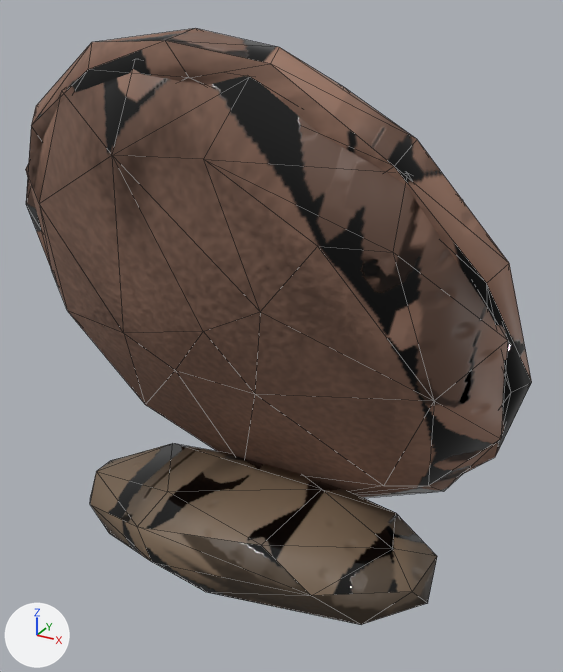
A saved change to the glTF model assets/export/cpart_ear_round.glb.
Rendered twice from a camera (50 mm lens) standing at (0.042, -0.0811, 0.0625) and looking at (0.003, -0.0101, 0.027). The axes (+X, +Y, +Z) are drawn at lower left. The lights are the same throughout. The picture after the commit comes second. Mesh edges are drawn as thin lines. Where no turn or scale is listed for an object, it has been applied to the vertices. Vertices at exactly the same position are counted once.

Before the edit, the objects in view are built like this:
```python
me_earround_mesh = bpy.data.meshes.new('EarRound_mesh')
me_earround_mesh.from_pydata(...)  # 144 vertices, 274 faces; spans x -0.0305..0.0306, y -0.0265..0.0053, z -0.0017..0.0597
me_earround_mesh.materials.append(mat_m_earroundskin)
me_tuft_mesh = bpy.data.meshes.new('Tuft_mesh')
me_tuft_mesh.from_pydata(...)  # 32 vertices, 60 faces; spans x -0.0239..0.0239, y -0.0238..-0.0022, z -0.0034..0.0072
me_tuft_mesh.materials.append(mat_m_earroundfur)
ob_earround = bpy.data.objects.new('EarRound', me_earround_mesh)
ob_earround.location = (0.0, 0.0, 0.0)
ob_tuft = bpy.data.objects.new('Tuft', me_tuft_mesh)
ob_tuft.location = (0.0, 0.0, 0.0)
```
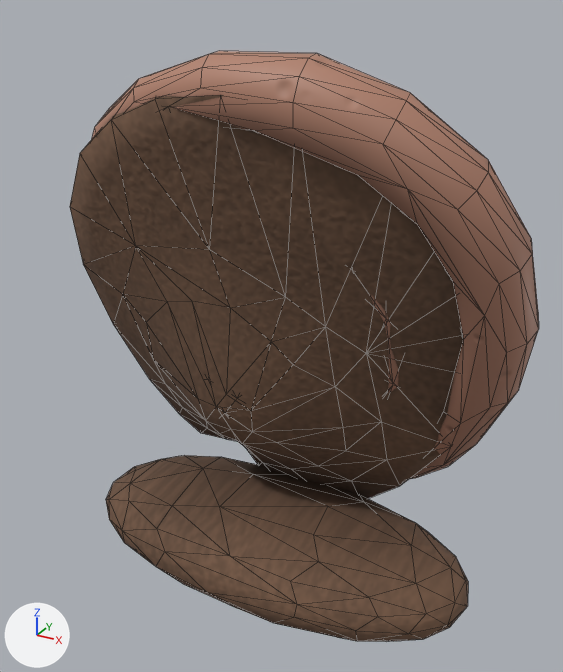
What differs and where, as boxes (x1, y1, x2, y2) in the pictures (563 x 672 px):
```json
{"object": "EarRound", "change": "reshaped", "before": [26, 28, 532, 498], "after": [70, 51, 539, 498], "on screen": "7% narrower"}
{"object": "Tuft", "change": "reshaped", "before": [90, 443, 437, 625], "after": [106, 455, 468, 642]}
{"part": 1, "of": "me_earround_mesh", "change": "rebuilt", "before": [26, 69, 511, 498], "after": [70, 95, 463, 498], "on screen": "19% narrower, 6% shorter"}
{"part": 2, "of": "me_earround_mesh", "change": "rebuilt", "before": [26, 28, 532, 474], "after": [91, 51, 539, 479], "on screen": "11% narrower"}
{"part": 3, "of": "me_earround_mesh", "change": "added", "after": [368, 293, 399, 392], "on screen": "brown"}
```

Edits to the scene script, one JSON object a line:
```json
{"op": "add", "block": "mat_m_earroundtuft", "code": ["mat_m_earroundtuft = bpy.data.materials.new('M_EarRoundTuft')", "# colours: brown #80604a", "# uses the picture img_t_partearround_albedo", "# uses the picture img_t_partearround_normal", "# uses the picture img_t_partearround_orm"]}
{"block": "me_earround_mesh", "where": "# used by ob_earround; location = (0.0, 0.0, 0.0)"}
{"op": "remove", "block": "me_earround_mesh", "code": "me_earround_mesh.from_pydata(...)  # 144 vertices, 274 faces; spans x -0.0305..0.0306, y -0.0265..0.0053, z -0.0017..0.0597"}
{"op": "add", "block": "me_earround_mesh", "code": "me_earround_mesh.from_pydata(...)  # 377 vertices, 735 faces; spans x -0.0194..0.0313, y -0.0271..0.0017, z -0.0003..0.0582"}
{"block": "me_earround_mesh", "change": "me_earround_mesh part 1: the loose piece of 61 vertices spanning x -0.029..0.0294, y -0.0265..0.0053, z -0.0017..0.0586 is rebuilt with 139 vertices and now spans x -0.0194..0.0286, y -0.0268..0.0017, z -0.0003..0.0561"}
{"block": "me_earround_mesh", "change": "me_earround_mesh part 2: the loose piece of 60 vertices spanning x -0.0305..0.0306, y -0.0251..0.0023, z 0.0049..0.0597 is rebuilt with 144 vertices and now spans x -0.0172..0.0313, y -0.0271..0.0014, z 0.0041..0.0582"}
{"block": "me_earround_mesh", "change": "me_earround_mesh part 3: a new loose piece of 66 vertices spanning x 0.0027..0.021, y -0.022..-0.0081, z 0.0141..0.0459, in mat_m_earroundskin"}
{"block": "me_earround_mesh", "change": "other edits to the shape of me_earround_mesh do not show in these pictures"}
{"op": "add", "block": "me_earround_mesh", "code": "me_earround_mesh.materials.append(mat_m_earroundfur)"}
{"block": "me_tuft_mesh", "where": "# used by ob_tuft; location = (0.0, 0.0, 0.0)"}
{"op": "remove", "block": "me_tuft_mesh", "code": "me_tuft_mesh.from_pydata(...)  # 32 vertices, 60 faces; spans x -0.0239..0.0239, y -0.0238..-0.0022, z -0.0034..0.0072"}
{"op": "remove", "block": "me_tuft_mesh", "code": "me_tuft_mesh.materials.append(mat_m_earroundfur)"}
{"op": "add", "block": "me_tuft_mesh", "code": "me_tuft_mesh.from_pydata(...)  # 96 vertices, 188 faces; spans x -0.02..0.028, y -0.025..-0.003, z -0.0034..0.0074"}
{"block": "me_tuft_mesh", "change": "me_tuft_mesh part 4: the whole mesh is rebuilt"}
{"op": "add", "block": "me_tuft_mesh", "code": "me_tuft_mesh.materials.append(mat_m_earroundtuft)"}
```
